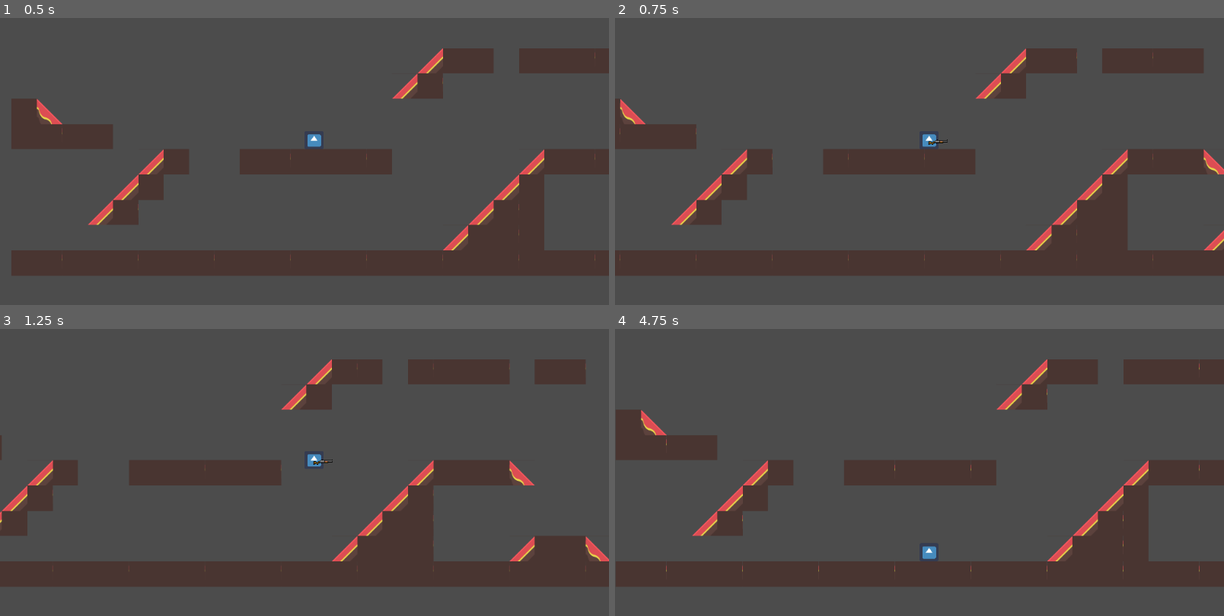
Above: before the commit, frames 1-4 (two rows, left to right).
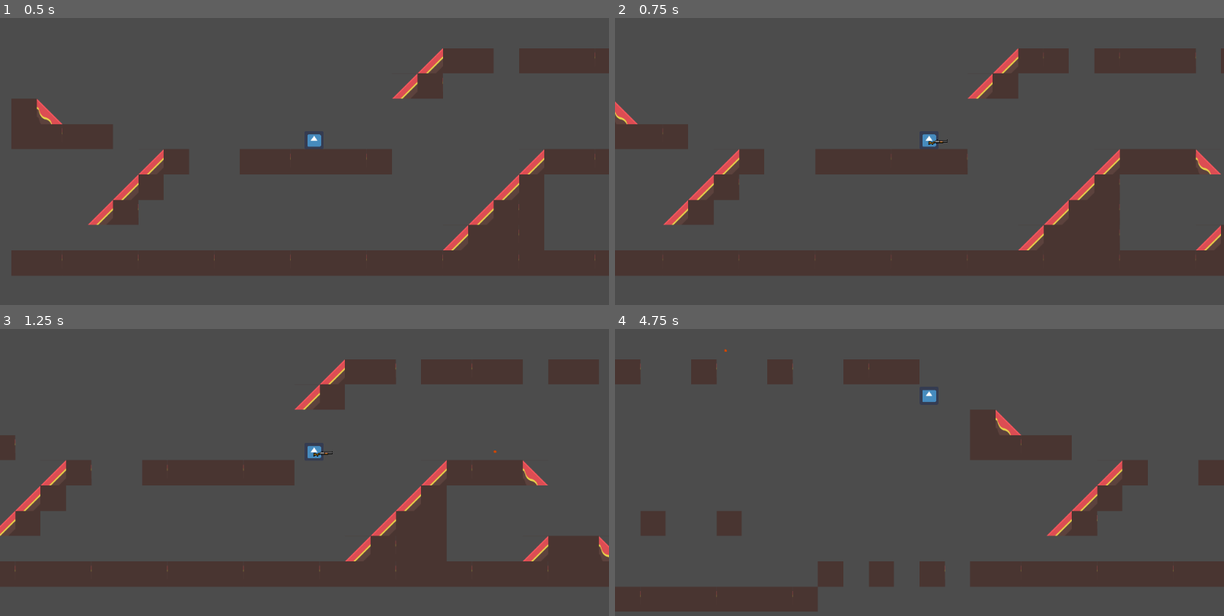
Above: after the commit, the same moments.

Repository: msuhail199/TechnicalDemo
Game: Godot game, scene res://src/Main/Level.tscn
Same seed, same stepped clock (60 frames per second), same inputs: the game is played once before the commit and once after it. The engine's default icon, where the game draws it, is replaced by a stand-in: a white triangle on a blue panel in a dark square.
Inputs (mouse positions are in pixels of both pictures, inside the frame that each line leads up to):
- Up to frame 1 (0.5 s): no input
- Up to frame 2 (0.75 s): tap Enter at 0.5 s; move the mouse to (1053, 124) at 0.52 s; hold D (right) from 0.53 s (still down); tap Shift (gun) at 0.6 s
- Up to frame 3 (1.25 s): keep holding D (right); tap Space (Shoot, bound only after the commit) at 0.8 s
- Up to frame 4 (4.75 s): move the mouse to (797, 472) at 1.27 s; release D (right) at 1.28 s; hold A (left) 1.28-2.03 s; tap Space (Shoot, bound only after the commit) at 1.35, 2.3, 2.85, 3.8, 4.35 s; tap Shift (gun) at 1.55, 2.1, 3.05, 3.6, 4.55 s; move the mouse to (980, 374) at 2.02 s; hold D (right) 2.03-2.78 s; move the mouse to (889, 524) at 2.77 s; hold W (up) 2.78-3.53 s; move the mouse to (1102, 506) at 3.52 s; hold A (left) from 3.53 s (still down); move the mouse to (736, 400) at 4.27 s

Frame 1 is identical in both runs. In frame 2, 4.3% of the frame differs, in the area x 0-100%, y 10-85%; in frame 3, 6.4%; in frame 4, 24%, in the area x 0-100%, y 6-99%.

Commit message:
Shooting Mechanics, Recoil implemented, Turning etc

Diff:
--- a/project.godot
+++ b/project.godot
@@ -46,6 +46,11 @@
 "events": [ Object(InputEventKey,"resource_local_to_scene":false,"resource_name":"","device":0,"alt":false,"shift":false,"control":false,"meta":false,"command":false,"pressed":false,"scancode":0,"physical_scancode":82,"unicode":0,"echo":false,"script":null)
  ]
 }
+Shoot={
+"deadzone": 0.5,
+"events": [ Object(InputEventKey,"resource_local_to_scene":false,"resource_name":"","device":0,"alt":false,"shift":false,"control":false,"meta":false,"command":false,"pressed":false,"scancode":0,"physical_scancode":32,"unicode":0,"echo":false,"script":null)
+ ]
+}
 
 [physics]
 
--- a/src/Actors/Objects/Gun.gd
+++ /dev/null
@@ -1,33 +0,0 @@
-extends Sprite
-
-onready var Player = get_owner()
-
-
-func flip_gun():
-	if Input.is_action_pressed("right"):
-		look_at(Vector2(Player.position.x + 100, Player.position.y + 36))
-		set_flip_v(false)
-		position = Vector2(46,36)
-	elif Input.is_action_pressed("left") :
-		position = Vector2(0, 36)
-		look_at(Vector2(Player.position.x - 100, Player.position.y +36))
-		set_flip_v(true)
-
-
-func _process(delta):
-	#flip according to direction
-	flip_gun()
-
-	#var mpos = get_global_mouse_position()
-	#if mpos.x < Player.position.x :
-	#	print("Neg")
-	#	set_flip_v(true)
-	#else :
-	#	print("pos")
-	#	set_flip_v(false)
-	#look_at(mpos)
-	#print(mpos)
-
-func _ready():
-	visible = false
-	set_process(true)
--- /dev/null
+++ b/src/Actors/Objects/Projectiles/Bullet.gd
@@ -0,0 +1,17 @@
+extends Area2D
+
+var speed = 400
+var dir = 1
+
+
+func _physics_process(delta):
+	position += transform.x * speed * dir
+
+func init(var direction):
+	dir = direction
+
+
+func _on_Bullet_body_entered(body):
+	if body.is_in_group("mobs"):
+		body.queue_free()
+	queue_free()
--- /dev/null
+++ b/src/Actors/Objects/Projectiles/Bullet.tscn
@@ -0,0 +1,19 @@
+[gd_scene load_steps=4 format=2]
+
+[ext_resource path="res://assets/Created/Bullet.png" type="Texture" id=1]
+[ext_resource path="res://src/Actors/Objects/Projectiles/Bullet.gd" type="Script" id=2]
+
+[sub_resource type="CircleShape2D" id=1]
+radius = 56.0803
+
+[node name="Bullet" type="Area2D"]
+script = ExtResource( 2 )
+
+[node name="Sprite" type="Sprite" parent="."]
+position = Vector2( 1, 0 )
+scale = Vector2( 2.74625, 2.6575 )
+texture = ExtResource( 1 )
+
+[node name="CollisionShape2D" type="CollisionShape2D" parent="."]
+position = Vector2( 1, 0 )
+shape = SubResource( 1 )
--- /dev/null
+++ b/src/Actors/Objects/Weapons/Gun.gd
@@ -0,0 +1,28 @@
+extends AnimatedSprite
+
+onready var Player = get_owner()
+onready var Muzzle = $Muzzle
+
+
+func flip_gun():
+	if Input.is_action_pressed("right"):
+		#Muzzle.position.y = max(Muzzle.position.y, -Muzzle.position.y)
+		#look_at(Vector2(Player.position.x + 100, Player.position.y + 36))
+		position = Vector2(46,36)
+		Muzzle.position = Vector2(558, -210)
+		animation = "Right"
+	elif Input.is_action_pressed("left") :
+		#Muzzle.position.y = max(Muzzle.position.y, -Muzzle.position.y)
+		animation = "Left"
+		position = Vector2(0, 36)
+		Muzzle.position = Vector2(-558,-210)
+		#look_at(Vector2(Player.position.x - 100, Player.position.y +36))
+
+
+func _process(delta):
+# 	#flip according to direction
+	flip_gun()
+
+func _ready():
+	visible = false
+	set_process(true)
--- /dev/null
+++ b/src/Actors/Objects/Weapons/Gun.tscn
@@ -0,0 +1,33 @@
+[gd_scene load_steps=6 format=2]
+
+[ext_resource path="res://assets/imported/Other/Gun.png" type="Texture" id=1]
+[ext_resource path="res://src/Actors/Objects/Weapons/Gun.gd" type="Script" id=2]
+[ext_resource path="res://assets/imported/Other/Gun Left.png" type="Texture" id=3]
+
+[sub_resource type="SpriteFrames" id=1]
+animations = [ {
+"frames": [ ExtResource( 3 ) ],
+"loop": true,
+"name": "Left",
+"speed": 5.0
+}, {
+"frames": [ ExtResource( 1 ) ],
+"loop": true,
+"name": "Right",
+"speed": 5.0
+} ]
+
+[sub_resource type="RectangleShape2D" id=2]
+extents = Vector2( 40.625, 37.25 )
+
+[node name="AnimatedSprite" type="AnimatedSprite"]
+frames = SubResource( 1 )
+animation = "Right"
+script = ExtResource( 2 )
+
+[node name="Muzzle" type="Area2D" parent="."]
+position = Vector2( 558, -209 )
+
+[node name="ShootPoint" type="CollisionShape2D" parent="Muzzle"]
+position = Vector2( 1, 2 )
+shape = SubResource( 2 )
--- a/src/Actors/Player/Player.gd
+++ b/src/Actors/Player/Player.gd
@@ -2,7 +2,7 @@
 
 
 # Const Values
-const speed = 400
+const speed = 800
 const jumpSpeed = 600
 const slowdown = 30
 const GRAVITY = 30
@@ -10,8 +10,10 @@
 
 # Start pos
 onready var startpos = position
+onready var inc = 0.1
 
 var velocity = Vector2()
+onready var Bullet = load("res://src/Actors/Objects/Projectiles/Bullet.tscn")
 onready var raycastleft =  get_node("RayCastLeft")
 onready var raycastright = get_node ("RayCastRight")
 onready var gun = get_node("Gun")
@@ -26,9 +28,9 @@
 
 func grad_increase():
 	if Input.is_action_pressed("right"):
-		return (velocity.x + speed*0.05) if (velocity.x < speed) else velocity.x
+		return (velocity.x + speed*0.1) if (velocity.x < speed) else velocity.x
 	elif Input.is_action_pressed("left"):
-		return (velocity.x + -speed*0.05) if (velocity.x > -speed) else velocity.x
+		return (velocity.x + -speed*0.1) if (velocity.x > -speed) else velocity.x
 	else:
 		return velocity.x
 
@@ -37,14 +39,14 @@
 	# Apply Gravity in the air.
 	velocity.y += GRAVITY
 
-	if Input.is_action_pressed("up") && velocity.y < -10:
+	if Input.is_action_pressed("up") && velocity.y < 0:
 		velocity.y += airboost
 
 	# Apply horizontal movement in air (Gradually)
 	if Input.is_action_pressed("right"):
-		velocity.x = speed if initial == DIRECTION.RIGHT else grad_increase()
+		velocity.x = grad_increase()
 	elif Input.is_action_pressed("left"):
-		velocity.x = -speed if initial == DIRECTION.LEFT else grad_increase()
+		velocity.x = grad_increase()
 	else : # No button press
 		if velocity.x != 0 : # Currently moving, slowdown
 			velocity.x += slowdown if (velocity.x < 0) else -slowdown
@@ -52,12 +54,11 @@
 func on_ground():
 	# Set Initial Direction.
 	initial = DIRECTION.NONE
-
 	# Sideways input and on ground
 	if Input.is_action_pressed("right"):
-		velocity.x = speed
+		velocity.x = grad_increase()
 	elif Input.is_action_pressed("left"):
-		velocity.x = -speed
+		velocity.x = grad_increase()
 	else:
 		velocity.x = 0
 
@@ -69,6 +70,7 @@
 		elif velocity.x < 0 :
 			initial = DIRECTION.LEFT
 
+# Effectively the main function
 func get_input():
 	# show or hide gun
 	if Input.is_action_just_pressed("gun"):
@@ -79,12 +81,27 @@
 
 	# do is _on_floor and then call in_air or on_ground#
 	if raycastleft.is_colliding() or raycastright.is_colliding():
-		print("FLOOR!")
+		#print("FLOOR!")
+		if gun.visible && Input.is_action_just_pressed("Shoot"):
+			on_shoot()
 		on_ground()
 	else:
-		print("AIR!")
+		#print("AIR!")
+		if gun.visible && Input.is_action_just_pressed("Shoot"):
+			on_shoot(true)
 		in_air()
 
+# Called each frame
 func _physics_process(delta):
 	get_input()
 	velocity = move_and_slide_with_snap(velocity, Vector2.UP)
+
+
+func on_shoot(var air = false):
+	# 1 for right -1 for left
+	var facing = -1 if (gun.animation == "Left") else 1
+	var b = Bullet.instance()
+	b.init(facing)
+	owner.add_child(b)
+	b.transform = get_node("Gun/Muzzle").global_transform
+	velocity.x -= facing*speed*2
--- a/src/Actors/Player/Player.tscn
+++ b/src/Actors/Player/Player.tscn
@@ -1,9 +1,8 @@
-[gd_scene load_steps=6 format=2]
+[gd_scene load_steps=5 format=2]
 
 [ext_resource path="res://src/Actors/Player/Player.gd" type="Script" id=1]
 [ext_resource path="res://icon.png" type="Texture" id=2]
-[ext_resource path="res://assets/imported/Other/Gun.png" type="Texture" id=3]
-[ext_resource path="res://src/Actors/Objects/Gun.gd" type="Script" id=4]
+[ext_resource path="res://src/Actors/Objects/Weapons/Gun.tscn" type="PackedScene" id=3]
 
 [sub_resource type="RectangleShape2D" id=1]
 extents = Vector2( 24, 23 )
@@ -33,8 +32,6 @@
 cast_to = Vector2( 0, 10 )
 collide_with_areas = true
 
-[node name="Gun" type="Sprite" parent="."]
-position = Vector2( 46, 36 )
+[node name="Gun" parent="." instance=ExtResource( 3 )]
+position = Vector2( 40, 36 )
 scale = Vector2( 0.05, 0.05 )
-texture = ExtResource( 3 )
-script = ExtResource( 4 )
Binary file added: assets/Created/Bullet.png
Not shown, added: assets/Created/Bullet.png.import
Binary file added: assets/Created/EnemyStand.png
Not shown, added: assets/Created/EnemyStand.png.import
Binary file added: assets/imported/Other/Gun Left.png
Not shown, added: assets/imported/Other/Gun Left.png.import
